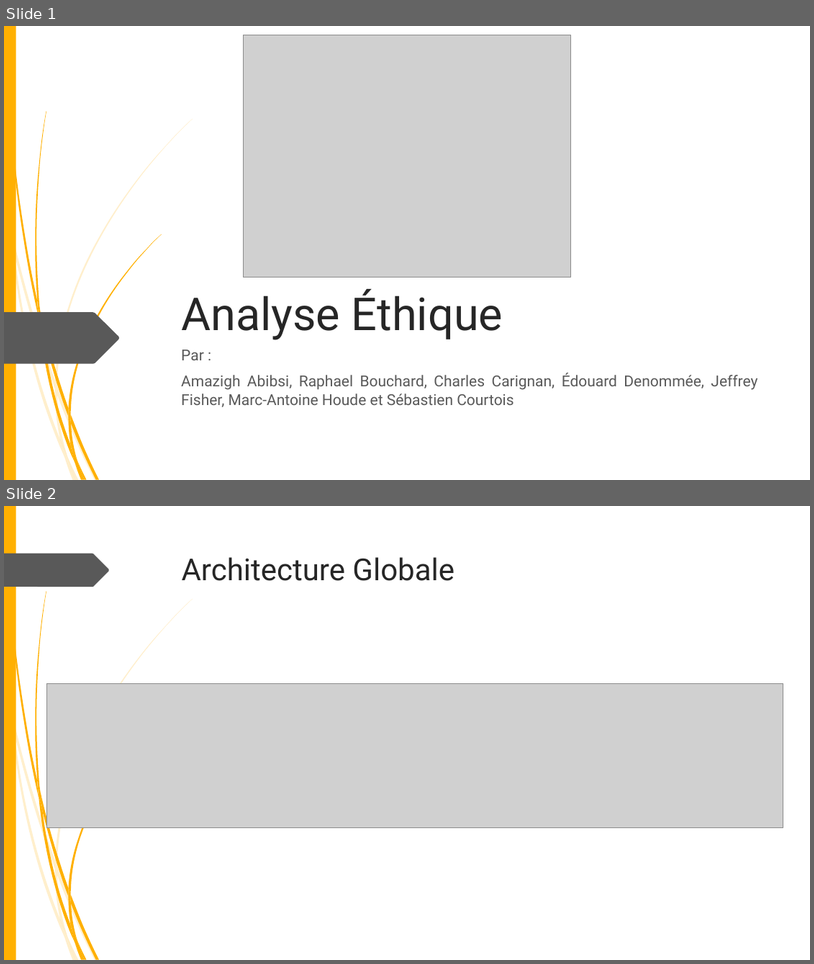
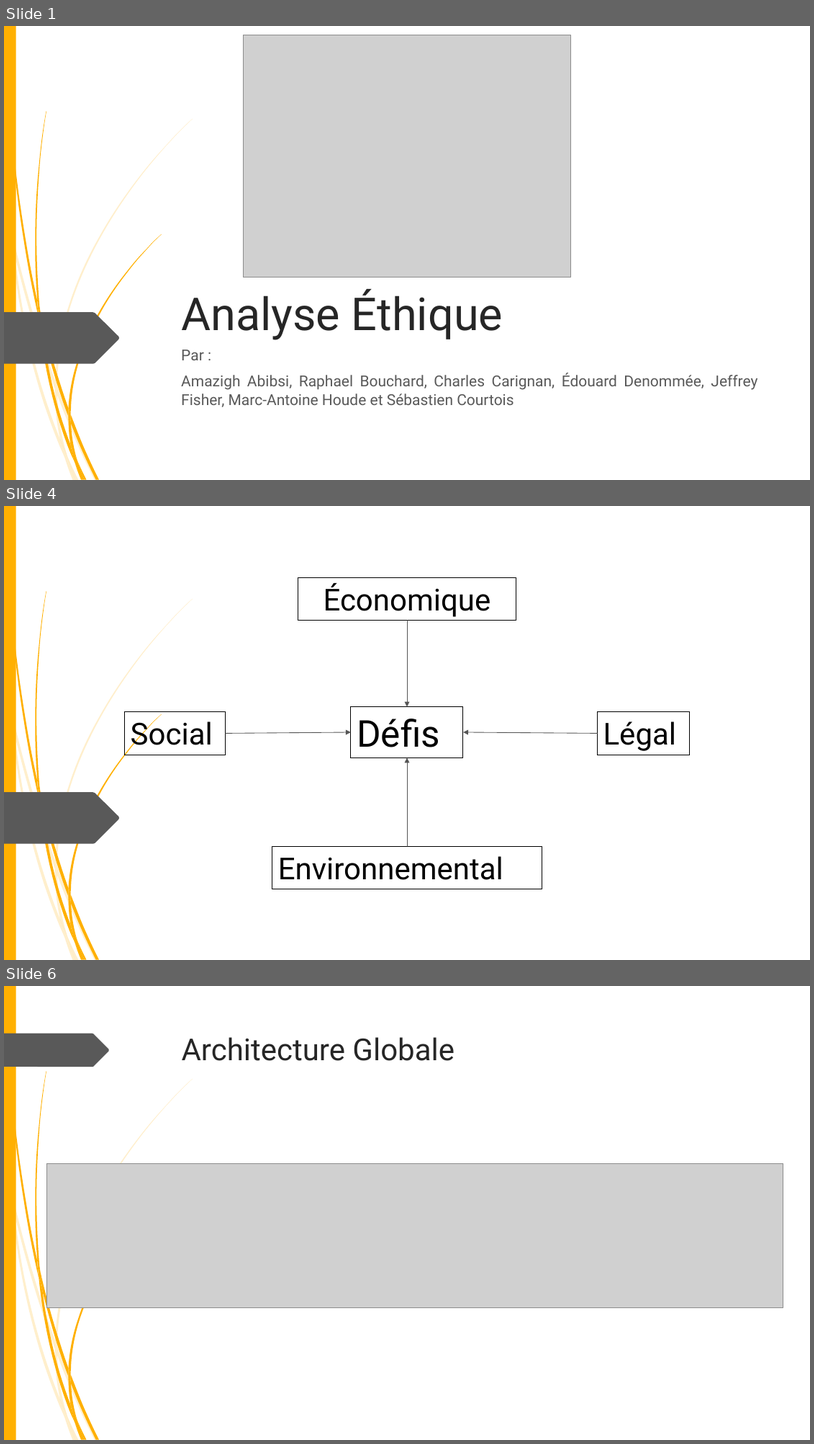
Before and after one commit to fisj2002/Projet_S6_Documentation, a slide deck: Présentation Éthique.pptx. Shown one above the other, each under a label of ours: slides 1 and 2 before the commit, slides 1, 4 and 6 after it; the slides between them are not shown. The pictures are 814x964 and 814x1444 pixels, drawn with LibreOffice and Linux fonts; fonts in the diff are those of the drawing; grey boxes stand for pictures; background and template pictures are left out. Boxes give left, top, right and bottom in pixels: in the first picture for what was removed or moved away, otherwise in the second. Text is boxed around its words. In the diff, an @@ line names an element or a change of style, - is before the commit and + after.

```diff
--- a/Présentation Éthique.pptx
+++ b/Présentation Éthique.pptx
@@ slide 4 added at (4, 506, 810, 960), background #FFFFFF; not listed: 24 template elements that a slide beside it also shows @@
@@ rectangle added at (298, 577, 517, 620), outline #000000 0.75 pt, 36 pt, text #000000 @@
+Économique
@@ arrow added from (407, 620) to (407, 707), #555555 0.75 pt @@
@@ rectangle added at (124, 712, 226, 754), outline #000000 0.75 pt, 36 pt, text #000000 @@
+Social
@@ rectangle added at (351, 707, 464, 758), outline #000000 0.75 pt, 44 pt, text #000000 @@
+Défis
@@ rectangle added at (597, 712, 690, 754), outline #000000 0.75 pt, 36 pt, text #000000 @@
+Légal
@@ arrow added from (226, 733) to (351, 732), #555555 0.75 pt @@
@@ arrow added from (597, 733) to (464, 732), #555555 0.75 pt @@
@@ arrow added from (407, 846) to (407, 758), #555555 0.75 pt @@
@@ rectangle added at (273, 846, 543, 889), outline #000000 0.75 pt, 36 pt, text #000000 @@
+Environnemental
@@ what was slide 2 is now slide 6 @@
```
Also in this commit, not shown: 1 slide changed, 3 other slides added.
